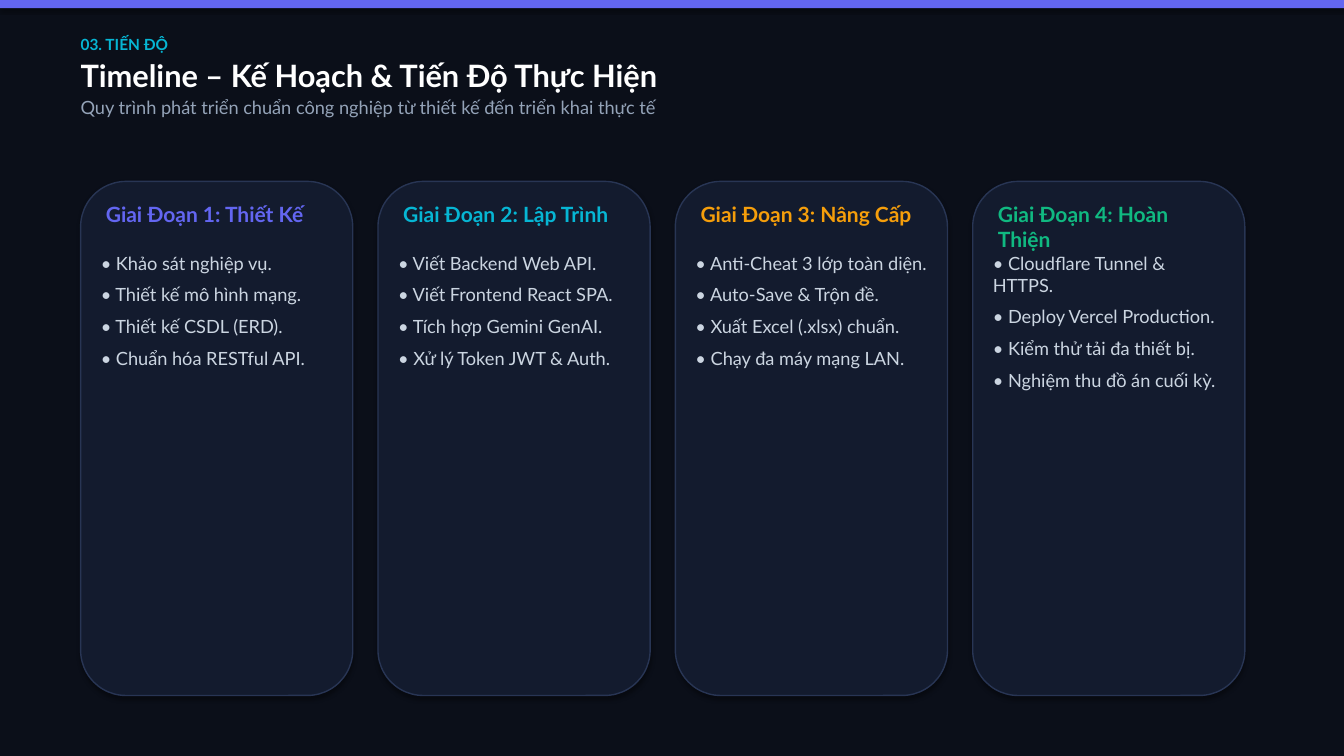
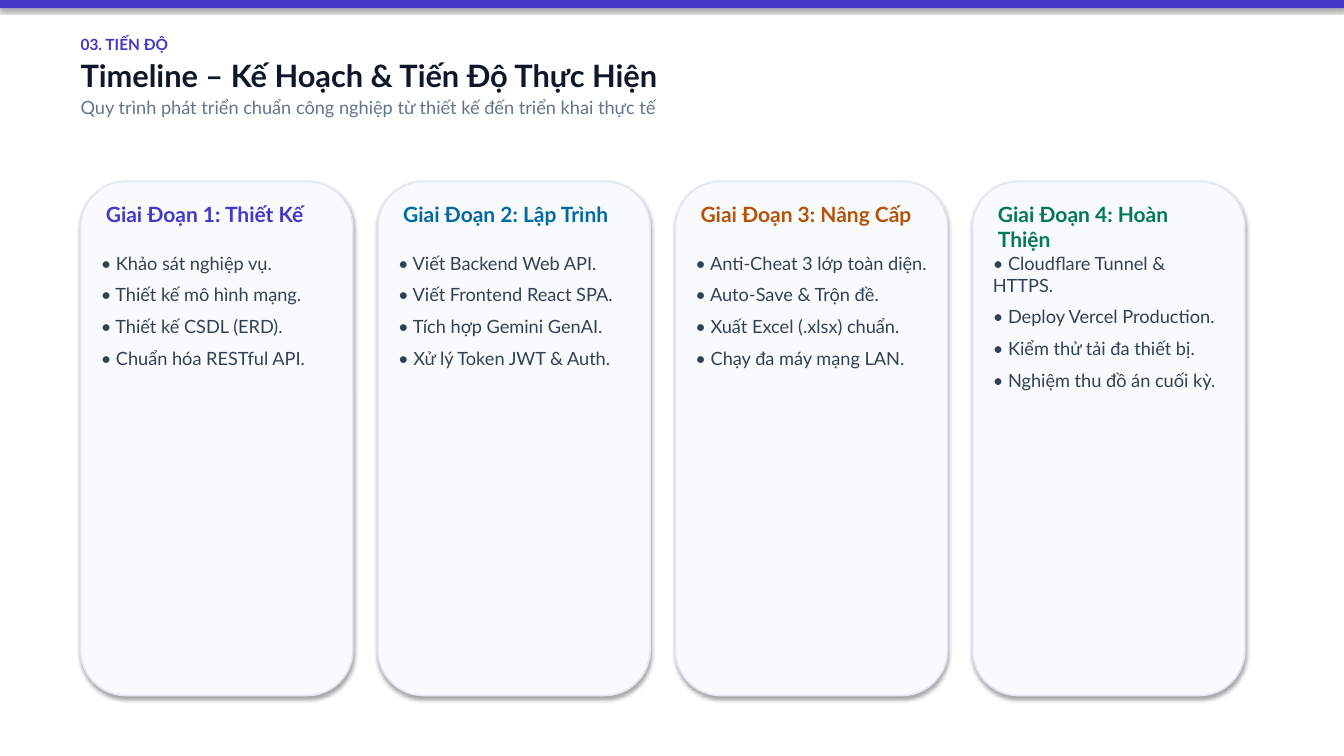
Before and after one commit to hieuqt05/quiz-ai-system, a slide deck: slide 4 of slide_thuyet_trinh_QuizAI_final.pptx. Drawn at 1344x756 pixels with LibreOffice and Linux fonts; fonts in the diff are those of the drawing. Boxes give left, top, right and bottom in pixels: in the first picture for what was removed or moved away, otherwise in the second. Text is boxed around its words. In the diff, an @@ line names an element or a change of style, - is before the commit and + after.

Commit message:
style: convert slide deck to clean white background theme

```diff
--- a/slide_thuyet_trinh_QuizAI_final.pptx
+++ b/slide_thuyet_trinh_QuizAI_final.pptx
@@ rectangle at (x1=0, y1=0, x2=1344, y2=756): fill #0B0F19 to #FFFFFF @@
@@ rectangle at (x1=0, y1=0, x2=1344, y2=8): fill #6366F1 to #4338CA @@
@@ text "03. TIẾN ĐỘ" at (x1=81, y1=36, x2=657, y2=118): text colour #06B6D4 to #4338CA in "03. TIẾN ĐỘ"; text colour #FFFFFF to #0F172A in "Timeline – Kế Hoạch & Tiến Độ ..."; text colour #94A3B8 to #64748B in "Quy trình phát triển chuẩn công nghiệp ..." @@
@@ fill #131B2E to #F8FAFC; outline #283554 1 pt to #E2E8F0 1.2 pt in 4 elements at (x1=378, y1=181, x2=650, y2=696), (x1=676, y1=181, x2=948, y2=696), (x1=973, y1=181, x2=1245, y2=696), (x1=81, y1=181, x2=353, y2=696) @@
@@ text "Giai Đoạn 1: Thiết Kế" at (x1=106, y1=205, x2=304, y2=226): text colour #6366F1 to #4338CA @@
@@ text "Giai Đoạn 2: Lập Trình" at (x1=403, y1=206, x2=608, y2=226): text colour #06B6D4 to #0369A1 @@
@@ text "Giai Đoạn 3: Nâng Cấp" at (x1=701, y1=205, x2=911, y2=226): text colour #F59E0B to #B45309 @@
@@ text "Giai Đoạn 4: Hoàn Thiện" at (x1=998, y1=206, x2=1168, y2=251): text colour #10B981 to #047857 @@
@@ text colour #CBD5E1 to #334155 in 4 elements at (x1=115, y1=256, x2=305, y2=365), (x1=413, y1=255, x2=612, y2=368), (x1=710, y1=256, x2=927, y2=369), (x1=993, y1=256, x2=1215, y2=391) @@
```
Also in this commit, not shown: 16 other slides changed, 1 other file.
